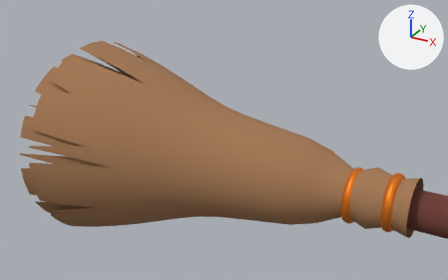
Before and after pictures for a commit that changed the Blender file Witches/Broom.blend.
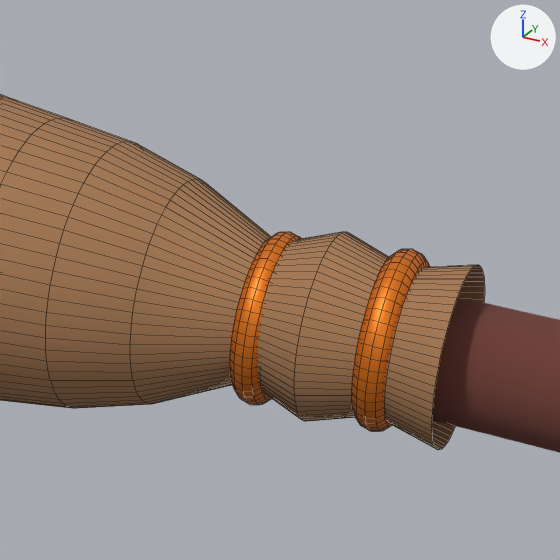
Each version appears first whole from a camera (50 mm lens) standing at (-2.893, -2.762, 1.526) and looking at (-4.439, 0.049, 0.121), and next in a close-up on the part from 59% to 100% of the width and 33% to 98% of the height. The axes (+X, +Y, +Z) are drawn at upper right. The lights are the same throughout. The close-ups show mesh edges as thin lines.

The first close-up shows 'Hair_Front', 'Ring_Bottom', 'Ring_Top', 'Rod'.
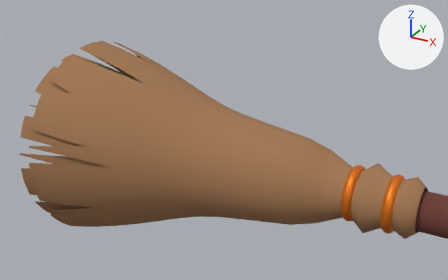
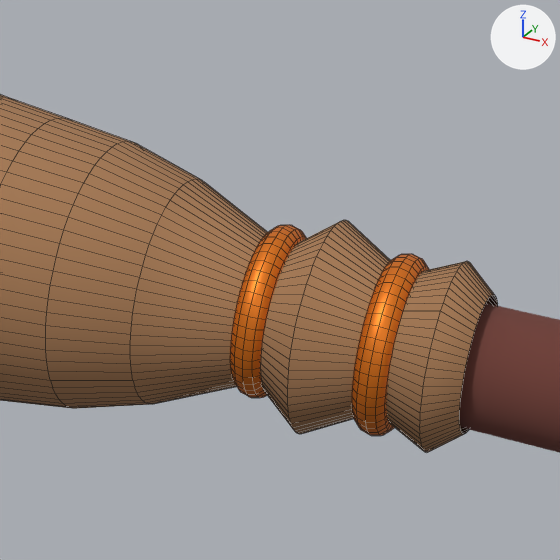
Pixel boxes (x1, y1, x2, y2) of what changed, in the close-ups (560 x 560 px; the box of a moved part takes in the faces that stretch with it):
'Hair_Front', reshaped: before (0, 95, 485, 450); after (0, 95, 498, 452)
'Ring_Top', moved: before (351, 249, 430, 431); after (352, 254, 429, 436)
'Ring_Bottom', moved: before (230, 232, 302, 405); after (230, 225, 306, 398)
part 1 of me_円柱_003, moved or reshaped: before (384, 265, 485, 450); after (386, 261, 498, 452)

Diff of the bpy script that builds the scene:
```diff
--- a/Witches/Broom.blend.py
+++ b/Witches/Broom.blend.py
@@ me_円柱_003 @@
 # used by ob_hair_front; location = (-4.318, 0.0, 0.0); rotation_euler = (-1.523, 5.148, -1.637), in degrees (-87, 295, -94)
-me_円柱_003.from_pydata(...)  # 1123 vertices, 1024 faces; spans x -0.59..0.59, y -0.59..0.59, z -1.0..0.97
+me_円柱_003.from_pydata(...)  # 1187 vertices, 1088 faces; spans x -0.59..0.59, y -0.59..0.59, z -1.0..1.0
+# me_円柱_003 part 1: 180 vertices moved from x -0.16..0.16, y -0.16..0.16, z 0.65..0.87 to x -0.18..0.17, y -0.18..0.17, z 0.67..0.86; 64 vertices removed from x -0.15..0.15, y -0.15..0.15, z 0.97; 128 vertices added at x -0.17..0.14, y -0.16..0.15, z 0.95..1.0
 me_円柱_003.materials.append(mat_hair)
@@ ob_ring_top @@
 ob_ring_top = bpy.data.objects.new('Ring_Top', me_トーラス)
-ob_ring_top.location = (-3.454, -0.013, 0.017)
+ob_ring_top.location = (-3.454, -0.007, 0.006)
 ob_ring_top.rotation_euler = (0.0, 1.571, 0.0)  # degrees (0, 90, 0)
@@ ob_ring_bottom @@
 ob_ring_bottom = bpy.data.objects.new('Ring_Bottom', me_トーラス_001)
-ob_ring_bottom.location = (-3.653, -0.011, 0.003)
+ob_ring_bottom.location = (-3.653, -0.011, 0.016)
 ob_ring_bottom.rotation_euler = (0.0, 1.571, 0.0)  # degrees (0, 90, 0)
```
